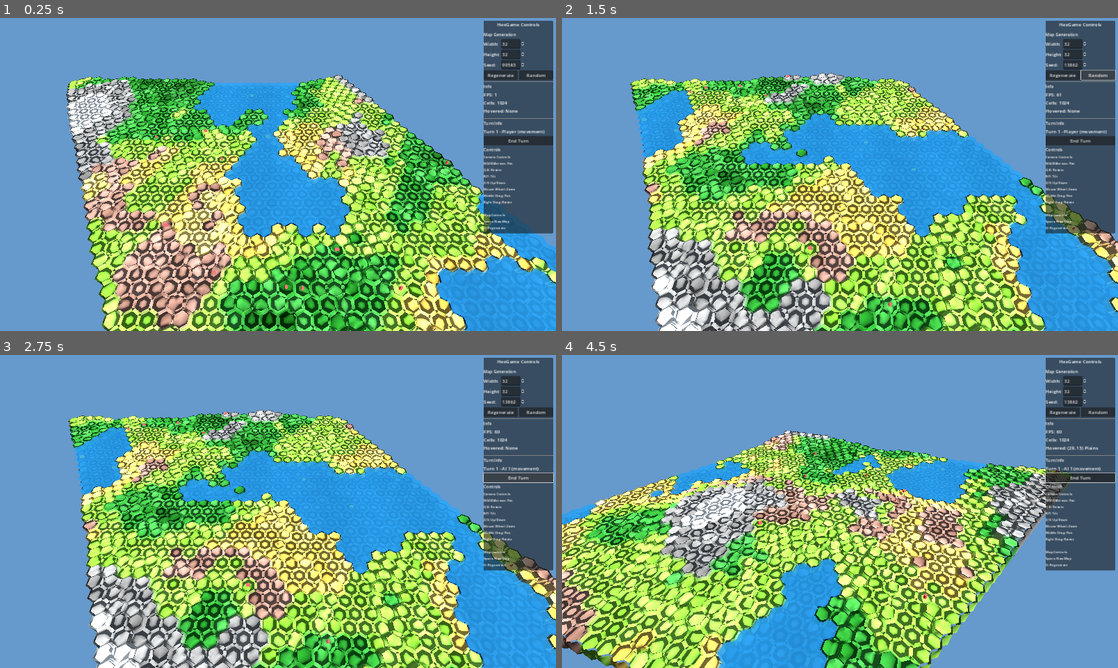
Above: before the commit, frames 1-4 (two rows, left to right).
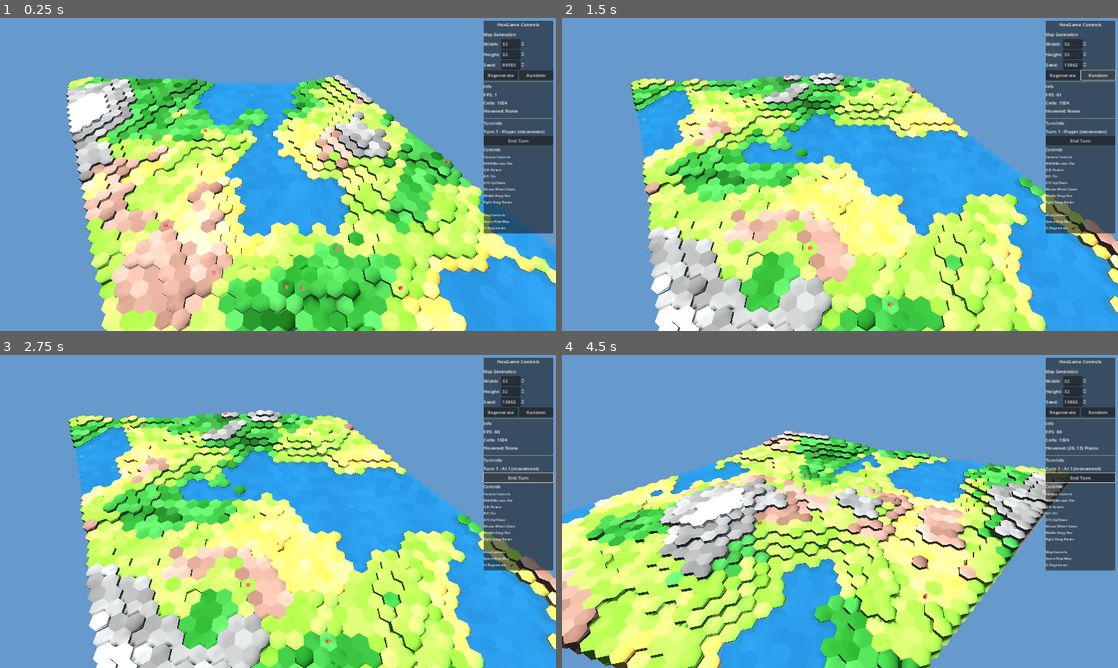
Above: after the commit, the same moments.

Repository: bobum/hexgame
Game: Godot game, scene res://scenes/main.tscn
The game is run twice, just before and just after one commit, with the same random seed, the same clock (stepped at 60 frames per second) and the same inputs.
Inputs (mouse positions are in pixels of both pictures, inside the frame that each line leads up to):
- Up to frame 1 (0.25 s): no input
- Up to frame 2 (1.5 s): click "Regenerate" at 0.5 s; click "Random" at 1.25 s
- Up to frame 3 (2.75 s): click "End Turn" at 2 s
- Up to frame 4 (4.5 s): tap Enter at 2.75 s; move the mouse to (962, 495) at 2.77 s; hold D 2.78-3.5 s; hold Q 2.78-3.5 s; click (962, 495) at 2.92 s; tap Space at 3.02, 4.25 s; drag from (728, 527) to (812, 574) at 3.52 s; move the mouse to (895, 442) at 4.27 s; hold D from 4.28 s (still down); hold R from 4.28 s (still down)

The runs differ from the first frame. In frame 1, 30% of the frame differs, in the area x 11-100%, y 18-100%; in frame 2, 28%; in frame 3, 28%; in frame 4, 29%.

Commit message:
Fix terrain rendering with full hex mode
- Add conditional rendering: full hex mode (SOLID_FACTOR >= 0.99) vs
  Catlike Coding mode (SOLID_FACTOR < 0.99)
- Full hex mode uses simple hex tops with vertical cliff walls
- Catlike Coding terracing infrastructure preserved for future work
- Reduces visual artifacts from misaligned edge/corner geometry

Co-Authored-By: Claude Opus 4.5 <noreply@anthropic.com>

Diff:
--- a/godot/src/core/hex_metrics.gd
+++ b/godot/src/core/hex_metrics.gd
@@ -29,9 +29,11 @@
 	return 1.0 / (TERRACES_PER_SLOPE + 1)
 
 
-# Blend regions (Catlike Coding style - 80% solid, 20% blend)
-const SOLID_FACTOR: float = 0.8  # Inner solid hex portion
-const BLEND_FACTOR: float = 0.2  # Outer blend portion
+# Blend regions
+# TODO: Implement proper Catlike Coding style edge/corner connections
+# For now, use full hexes (1.0) to avoid gaps
+const SOLID_FACTOR: float = 1.0  # Inner solid hex portion (1.0 = full hex, no gaps)
+const BLEND_FACTOR: float = 0.0  # Outer blend portion
 
 
 ## Get the 6 corner positions for a hex (flat-topped, starting at 30 degrees)
--- a/godot/src/rendering/hex_mesh_builder.gd
+++ b/godot/src/rendering/hex_mesh_builder.gd
@@ -54,40 +54,60 @@
 		else:
 			neighbor_colors[dir] = base_color
 
-	# 1. Build the solid center hexagon
-	_build_top_face(center, base_color)
-
-	# 2. Build edges for each direction
-	for dir in range(6):
-		var neighbor = neighbors[dir]
-		var edge_index = _get_edge_index_for_direction(dir)
-
-		if not neighbor:
-			# Map edge - build a cliff down
-			var wall_height = (cell.elevation + 3) * HexMetrics.ELEVATION_STEP
-			_build_cliff(center, edge_index, wall_height, base_color)
-		else:
-			var elevation_diff = cell.elevation - neighbor.elevation
-			var neighbor_center = neighbor.get_world_position()
-			var neighbor_color = neighbor_colors[dir]
-
-			if elevation_diff == 1:
-				# Single level slope - build terraces
-				_build_terraced_slope(center, neighbor_center, edge_index, base_color, neighbor_color)
-			elif elevation_diff > 1:
-				# Multi-level cliff
-				_build_flat_cliff(center, neighbor_center, edge_index, base_color, neighbor_color)
-			elif elevation_diff == 0 and dir <= 2:
-				# Same level - build flat edge bridge (only dirs 0-2 to avoid duplication)
-				_build_flat_edge(center, neighbor_center, edge_index, base_color, neighbor_color)
-
-		# 3. Build corners (where three hexes meet)
-		# Only build in directions 0 and 1 following Catlike Coding's approach
-		if dir <= 1:
-			var prev_dir = (dir + 5) % 6
-			var prev_neighbor = neighbors[prev_dir]
-			if neighbor and prev_neighbor:
-				_build_corner(cell, center, base_color, dir, neighbor, prev_neighbor)
+	# Check if we're using full hexes (no gaps) or Catlike Coding style (gaps for edges)
+	var use_full_hexes = HexMetrics.SOLID_FACTOR >= 0.99
+
+	if use_full_hexes:
+		# Simple mode: full hex tops with walls for elevation changes
+		_build_full_hex(center, base_color)
+
+		# Build walls for elevation drops
+		for dir in range(6):
+			var neighbor = neighbors[dir]
+			var edge_index = _get_edge_index_for_direction(dir)
+
+			if not neighbor:
+				# Map edge - build cliff down
+				var wall_height = (cell.elevation + 3) * HexMetrics.ELEVATION_STEP
+				_build_cliff(center, edge_index, wall_height, base_color)
+			elif cell.elevation > neighbor.elevation:
+				# We're higher - build wall down to neighbor
+				var wall_height = (cell.elevation - neighbor.elevation) * HexMetrics.ELEVATION_STEP
+				_build_cliff(center, edge_index, wall_height, base_color)
+	else:
+		# Catlike Coding mode: solid center with edge/corner connections
+		_build_top_face(center, base_color)
+
+		# Build edges for each direction
+		for dir in range(6):
+			var neighbor = neighbors[dir]
+			var edge_index = _get_edge_index_for_direction(dir)
+
+			if not neighbor:
+				# Map edge - build a cliff down
+				var wall_height = (cell.elevation + 3) * HexMetrics.ELEVATION_STEP
+				_build_cliff(center, edge_index, wall_height, base_color)
+			else:
+				var elevation_diff = cell.elevation - neighbor.elevation
+				var neighbor_center = neighbor.get_world_position()
+				var neighbor_color = neighbor_colors[dir]
+
+				if elevation_diff == 1:
+					# Single level slope - build terraces
+					_build_terraced_slope(center, neighbor_center, edge_index, base_color, neighbor_color)
+				elif elevation_diff > 1:
+					# Multi-level cliff
+					_build_flat_cliff(center, neighbor_center, edge_index, base_color, neighbor_color)
+				elif elevation_diff == 0 and dir <= 2:
+					# Same level - build flat edge bridge (only dirs 0-2 to avoid duplication)
+					_build_flat_edge(center, neighbor_center, edge_index, base_color, neighbor_color)
+
+			# Build corners (where three hexes meet)
+			if dir <= 1:
+				var prev_dir = (dir + 5) % 6
+				var prev_neighbor = neighbors[prev_dir]
+				if neighbor and prev_neighbor:
+					_build_corner(cell, center, base_color, dir, neighbor, prev_neighbor)
 
 
 ## Vary a color slightly for visual interest
